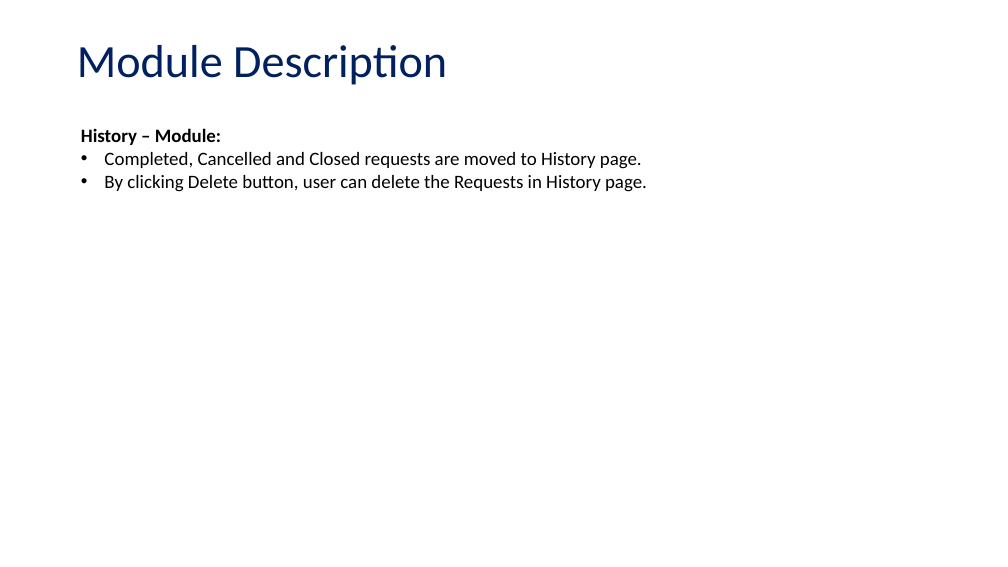
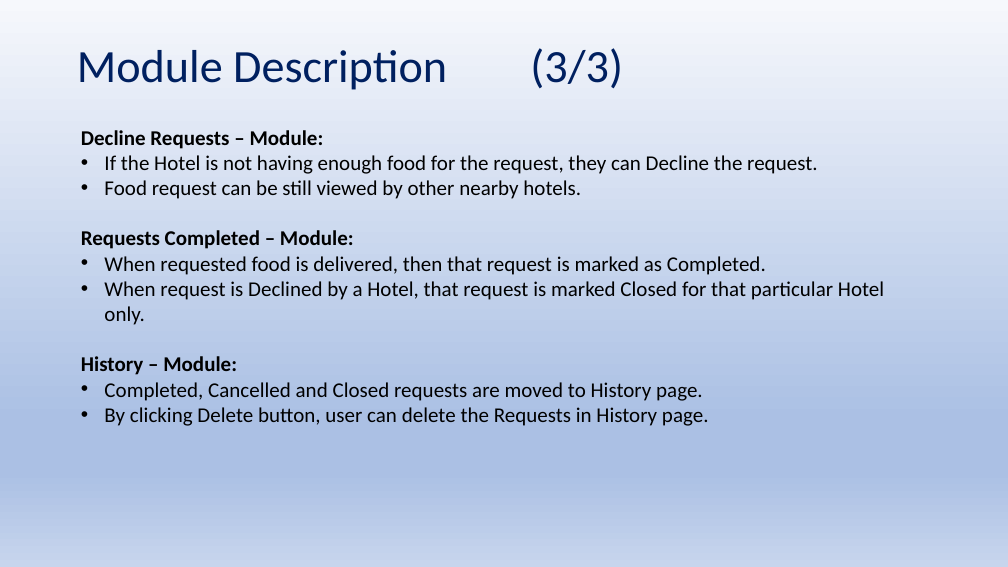
Before and after one commit to Sriram-V-99/MCA-Project-, a slide deck: slide 9 of FoodBridge_v02.pptx. Drawn at 1008x567 pixels with LibreOffice and Linux fonts; fonts in the diff are those of the drawing. Boxes give left, top, right and bottom in pixels: in the first picture for what was removed or moved away, otherwise in the second. Text is boxed around its words. In the diff, an @@ line names an element or a change of style, - is before the commit and + after.

```diff
--- a/FoodBridge_v02.pptx
+++ b/FoodBridge_v02.pptx
@@ background #FFFFFF to gradient #F6F8FC to #ABC0E4 to #C7D5ED @@
@@ title at <box>77,48,623,90</box>: text changed @@
-Module Description
+Module Description (3/3)
@@ text at <box>81,130,884,325</box>: paragraphs added @@
+Decline Requests – Module:
+• If the Hotel is not having enough food for the request, they can Decline the request.
+• Food request can be still viewed by other nearby hotels.
+Requests Completed – Module:
+• When requested food is delivered, then that request is marked as Completed.
+• When request is Declined by a Hotel, that request is marked Closed for that particular Hotel only.
@@ text at <box>81,356,709,426</box>: size 18 to 20 pt in "History – Module:", "Completed, Cancelled and Closed requests are moved ...", "By clicking Delete button, user can delete ..." @@
```
Also in this commit, not shown: 14 other slides changed, 1 slide added.
